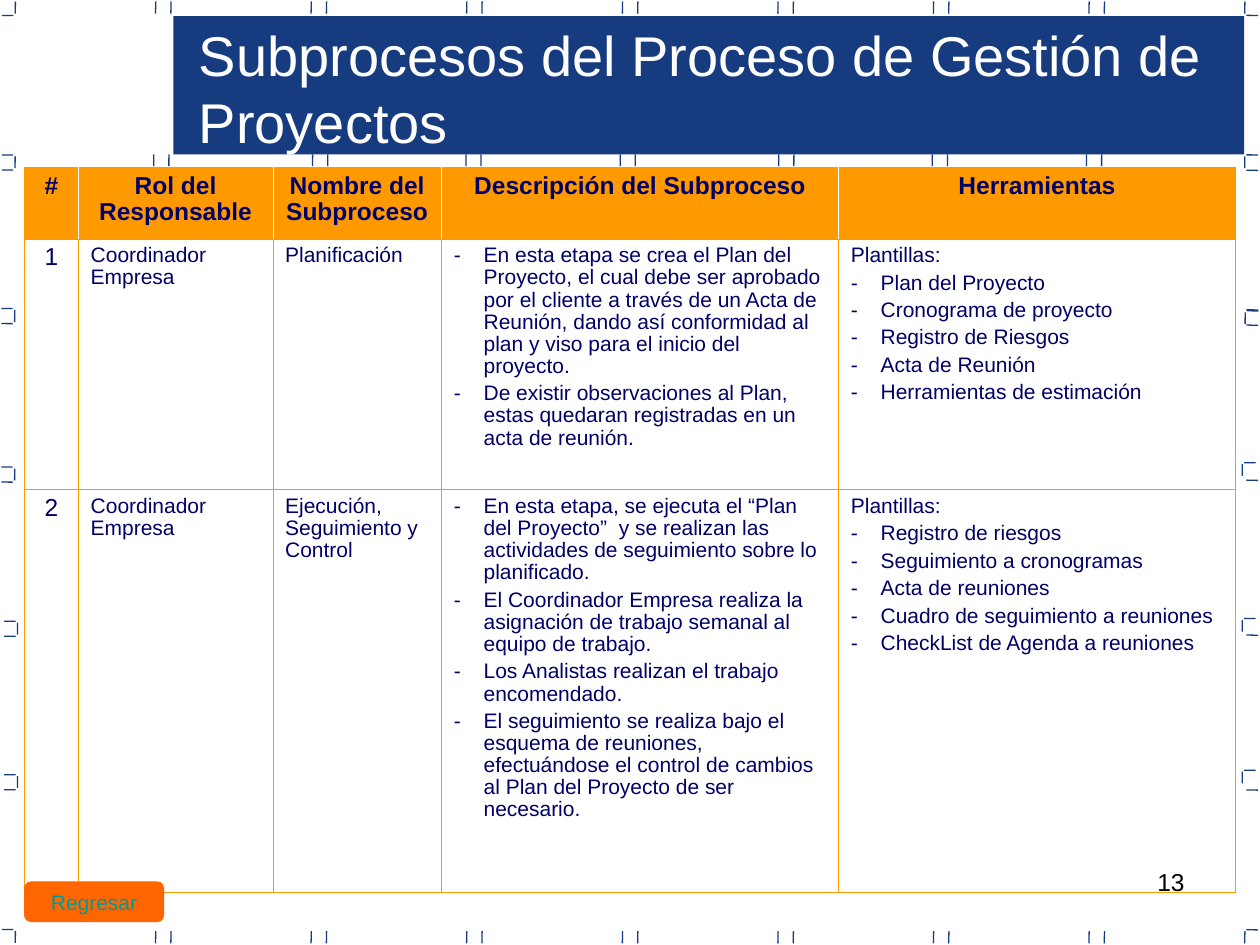
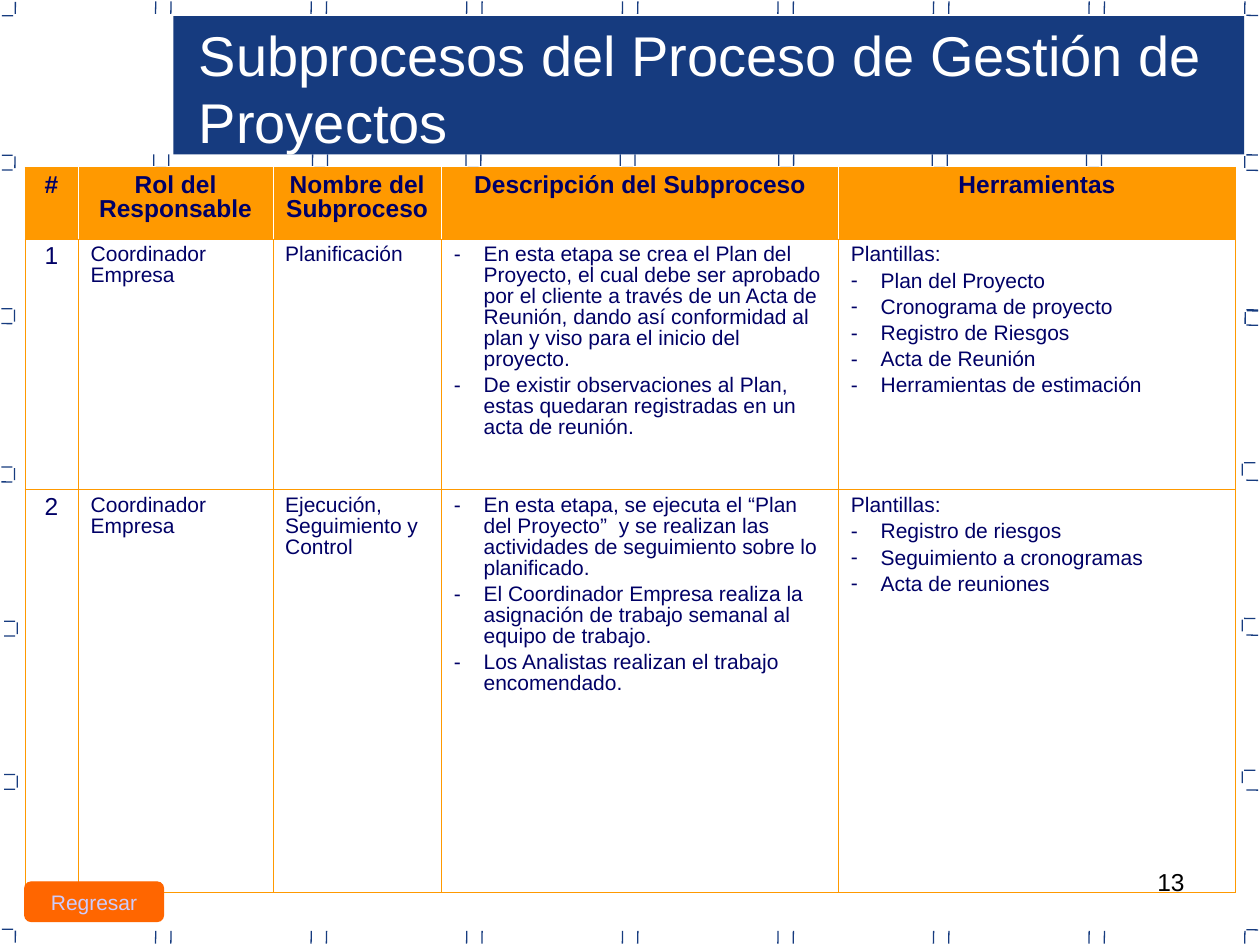
Before and after one commit to jcbv/WilsonStore, a slide deck: slide 13 of Documentacion/Area PP_PMC/Proceso de gestion de proyectos PP-PMC.ppt. Drawn at 1260x945 pixels with LibreOffice and Linux fonts; fonts in the diff are those of the drawing. Boxes give left, top, right and bottom in pixels: in the first picture for what was removed or moved away, otherwise in the second. Text is boxed around its words. In the diff, an @@ line names an element or a change of style, - is before the commit and + after.

Commit message:
Plan de gestion de proyectos

```diff
--- a/Documentacion/Area PP_PMC/Proceso de gestion de proyectos PP-PMC.ppt
+++ b/Documentacion/Area PP_PMC/Proceso de gestion de proyectos PP-PMC.ppt
@@ table at box(25, 168, 1236, 892) @@
-row 3, column 4: En esta etapa, se ejecuta el “Plan del Proyecto” y se realizan las actividades de seguimiento sobre lo planificado. / El Coordinador Empresa realiza la asignación de trabajo semanal al equipo de trabajo. / Los Analistas realizan el trabajo encomendado. / El seguimiento se realiza bajo el esquema de reuniones, efectuándose el control de cambios al Plan del Proyecto de ser necesario.
+row 3, column 4: En esta etapa, se ejecuta el “Plan del Proyecto” y se realizan las actividades de seguimiento sobre lo planificado. / El Coordinador Empresa realiza la asignación de trabajo semanal al equipo de trabajo. / Los Analistas realizan el trabajo encomendado.
-row 3, column 5: Plantillas: / Registro de riesgos / Seguimiento a cronogramas / Acta de reuniones / Cuadro de seguimiento a reuniones / CheckList de Agenda a reuniones
+row 3, column 5: Plantillas: / Registro de riesgos / Seguimiento a cronogramas / Acta de reuniones
@@ line spacing 0.94 to 0.89 @@
@@ borders changed @@
@@ rounded rectangle "Regresar" at box(25, 882, 164, 921): text colour #009999 to #CCCCFF @@
```
Also in this commit, not shown: 31 other slides changed.
